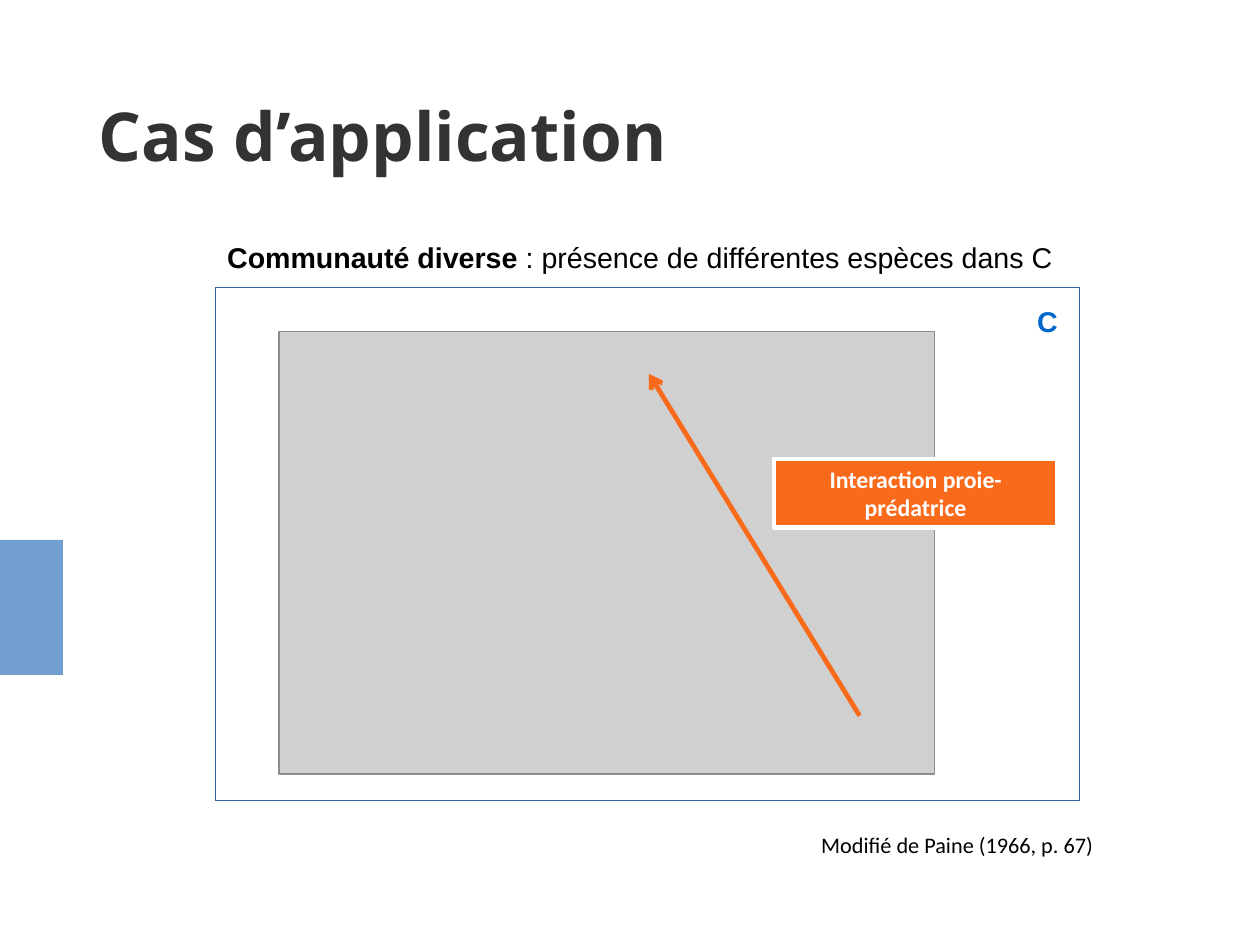
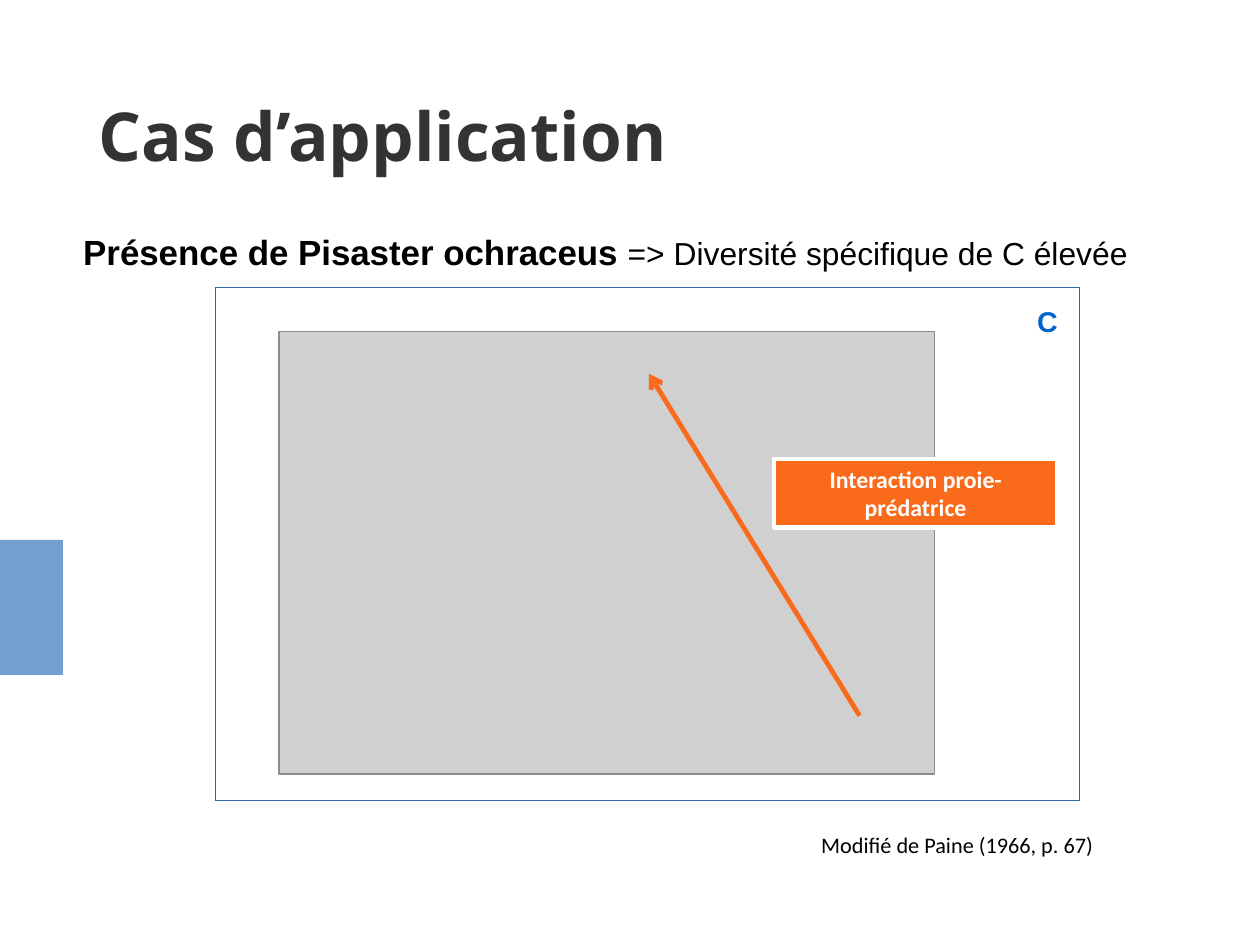
Before and after one commit to evadelmas/keystone_concept, a slide deck: slide 5 of presentation_LEIPS.odp. Drawn at 1260x945 pixels with LibreOffice and Linux fonts; fonts in the diff are those of the drawing; grey boxes stand for pictures. Boxes give left, top, right and bottom in pixels: in the first picture for what was removed or moved away, otherwise in the second. Text is boxed around its words. In the diff, an @@ line names an element or a change of style, - is before the commit and + after.

```diff
--- a/presentation_LEIPS.odp
+++ b/presentation_LEIPS.odp
@@ text at box(83, 239, 1128, 271): text changed; size 18 to 20 pt @@
-Communauté diverse : présence de différentes espèces dans C
+Présence de Pisaster ochraceus => Diversité spécifique de C élevée
```
Also in this commit, not shown: 5 other slides changed, 14 slides added, 3 slides removed.
